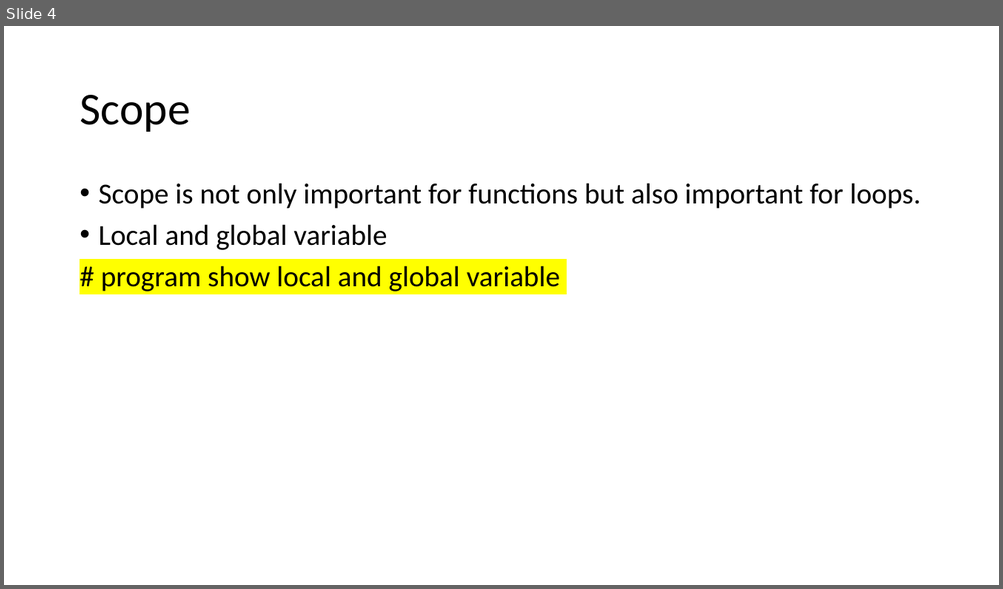
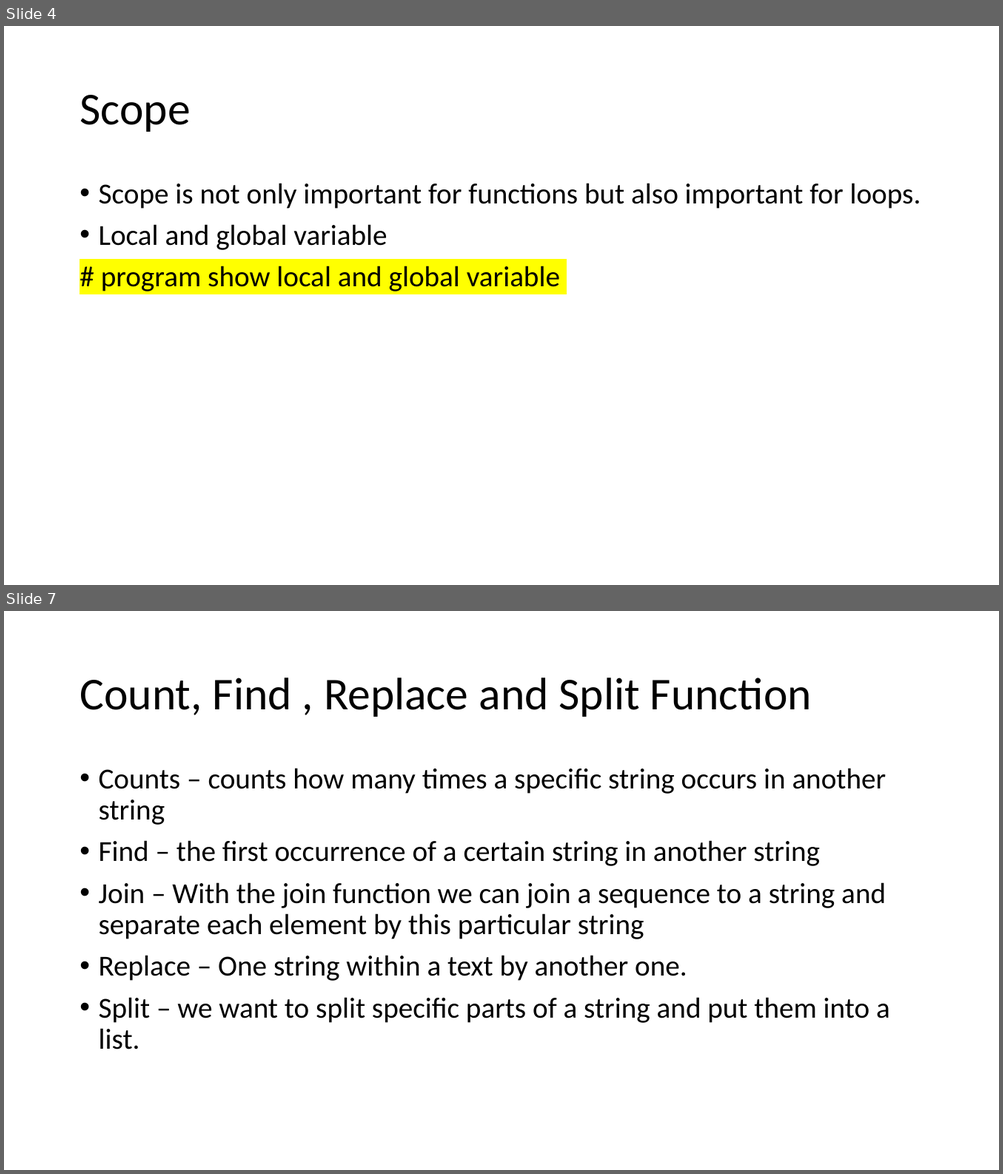
Before and after one commit to LuyangYin1/Python-for-everyone, a slide deck: class-2/Class – 2.pptm. Shown one above the other, each under a label of ours: slide 4 before the commit, slides 4 and 7 after it; the slides between them are not shown. The pictures are 1003x589 and 1003x1174 pixels, drawn with LibreOffice and Linux fonts; fonts in the diff are those of the drawing. Boxes give left, top, right and bottom in pixels: in the first picture for what was removed or moved away, otherwise in the second. Text is boxed around its words. In the diff, an @@ line names an element or a change of style, - is before the commit and + after.

```diff
--- a/class-2/Class – 2.pptm
+++ b/class-2/Class – 2.pptm
@@ slide 7 added at (x1=4, y1=611, x2=999, y2=1170), background #FFFFFF @@
@@ title added at (x1=79, y1=678, x2=811, y2=717), 44 pt, text #000000 @@
+Count, Find , Replace and Split Function
@@ text added at (x1=99, y1=768, x2=890, y2=1050), 28 pt, text #000000 @@
+• Counts – counts how many times a specific string occurs in another string
+• Find – the first occurrence of a certain string in another string
+• Join – With the join function we can join a sequence to a string and separate each element by this particular string
+• Replace – One string within a text by another one.
+• Split – we want to split specific parts of a string and put them into a list.
```
Also in this commit, not shown: 7 other slides added.
